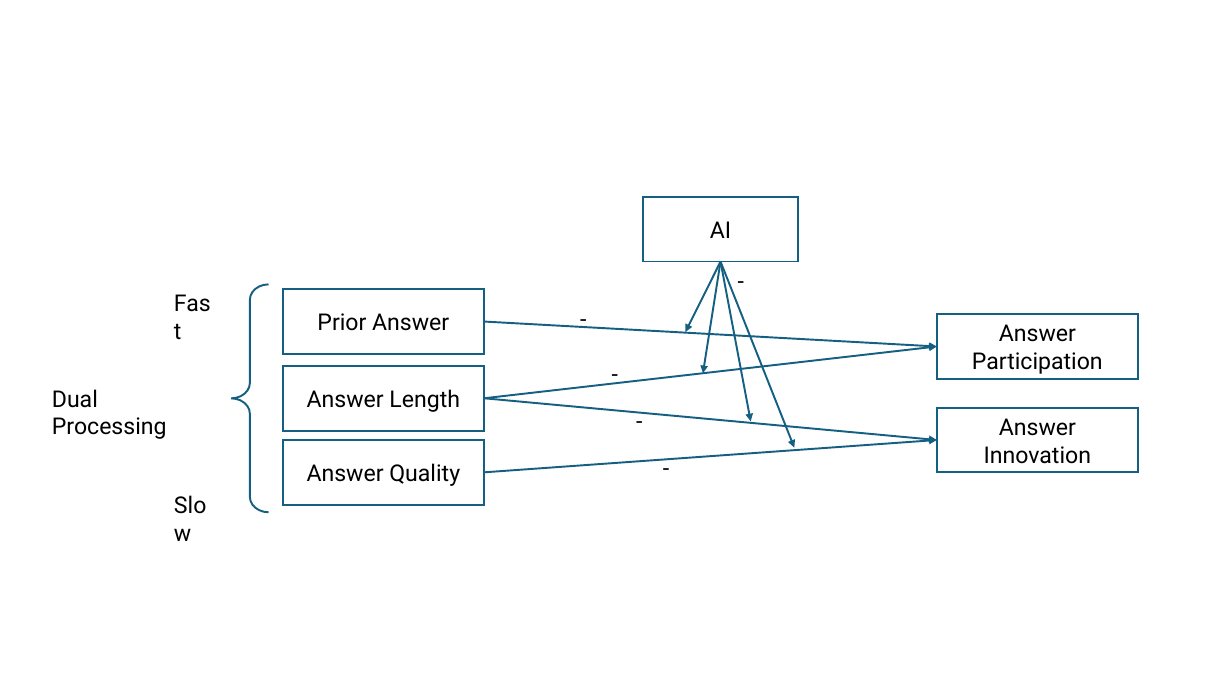
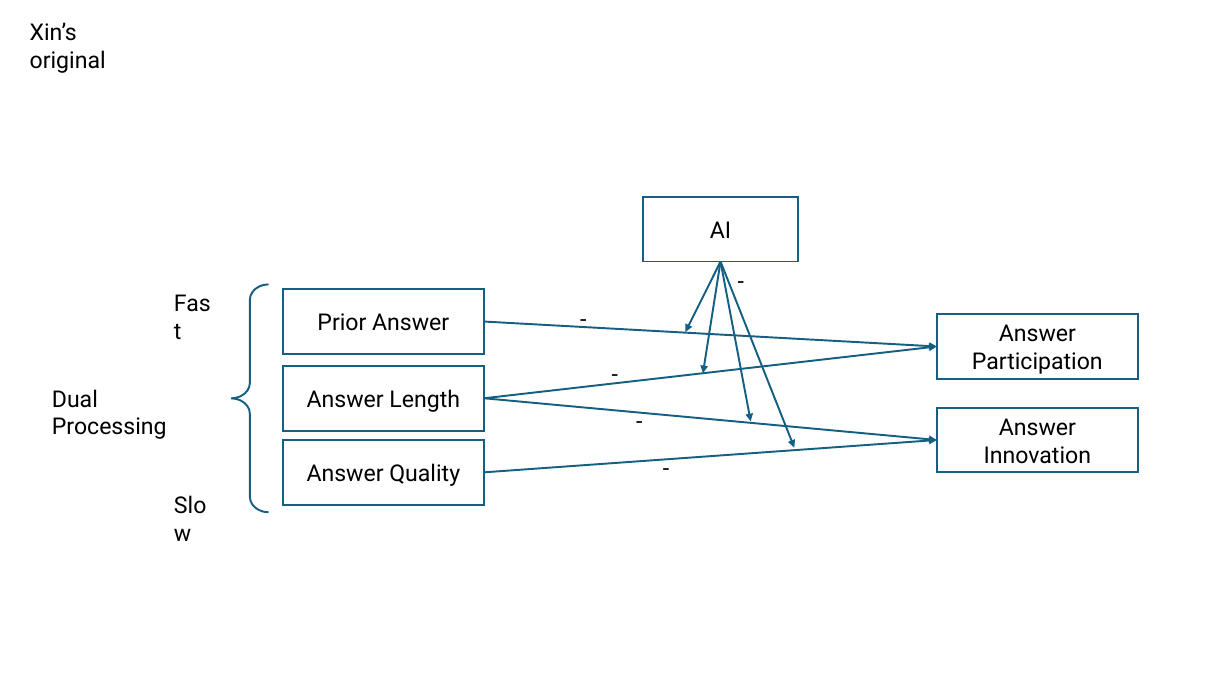
Before and after one commit to chen-junluo/geek-community, a slide deck: slide 3 of Projects/MISQ/MISQ round 2/writeup/Figure_260601_xin.pptx. Drawn at 1232x693 pixels with LibreOffice and Linux fonts; fonts in the diff are those of the drawing. Boxes give left, top, right and bottom in pixels: in the first picture for what was removed or moved away, otherwise in the second. Text is boxed around its words. In the diff, an @@ line names an element or a change of style, - is before the commit and + after.

```diff
--- a/Projects/MISQ/MISQ round 2/writeup/Figure_260601_xin.pptx
+++ b/Projects/MISQ/MISQ round 2/writeup/Figure_260601_xin.pptx
@@ text added at <box>30,22,106,73</box>, 18 pt, text #000000 @@
+Xin’s original
```
Also in this commit, not shown: 2 slides added, 4 other files.
